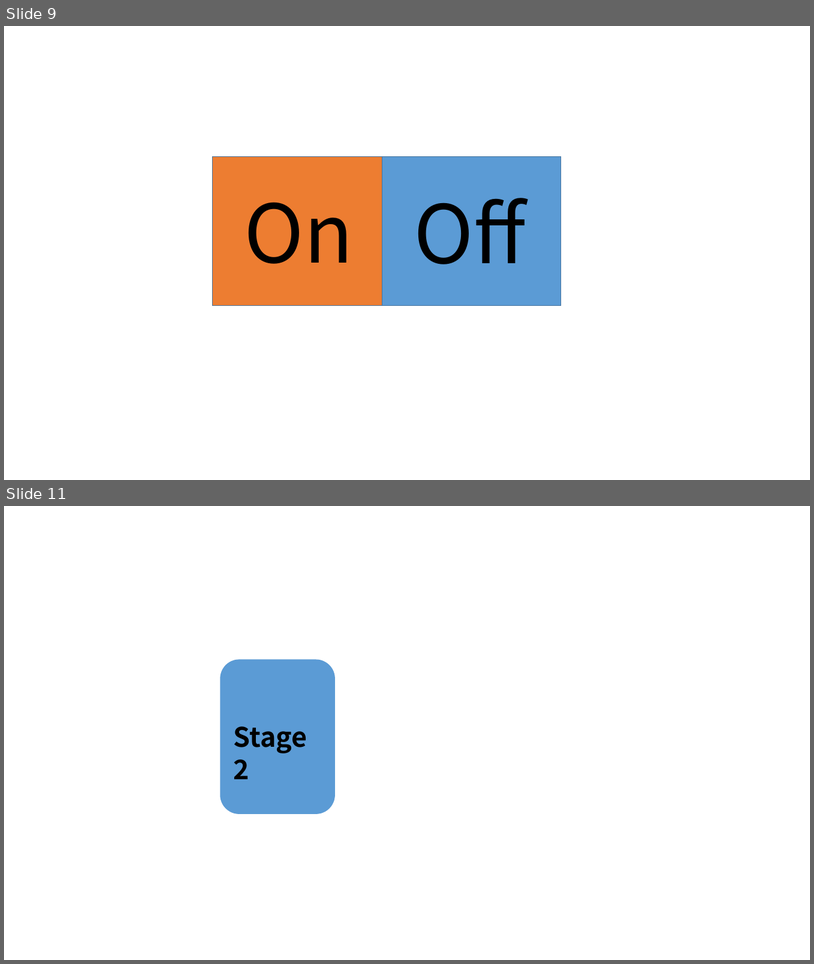
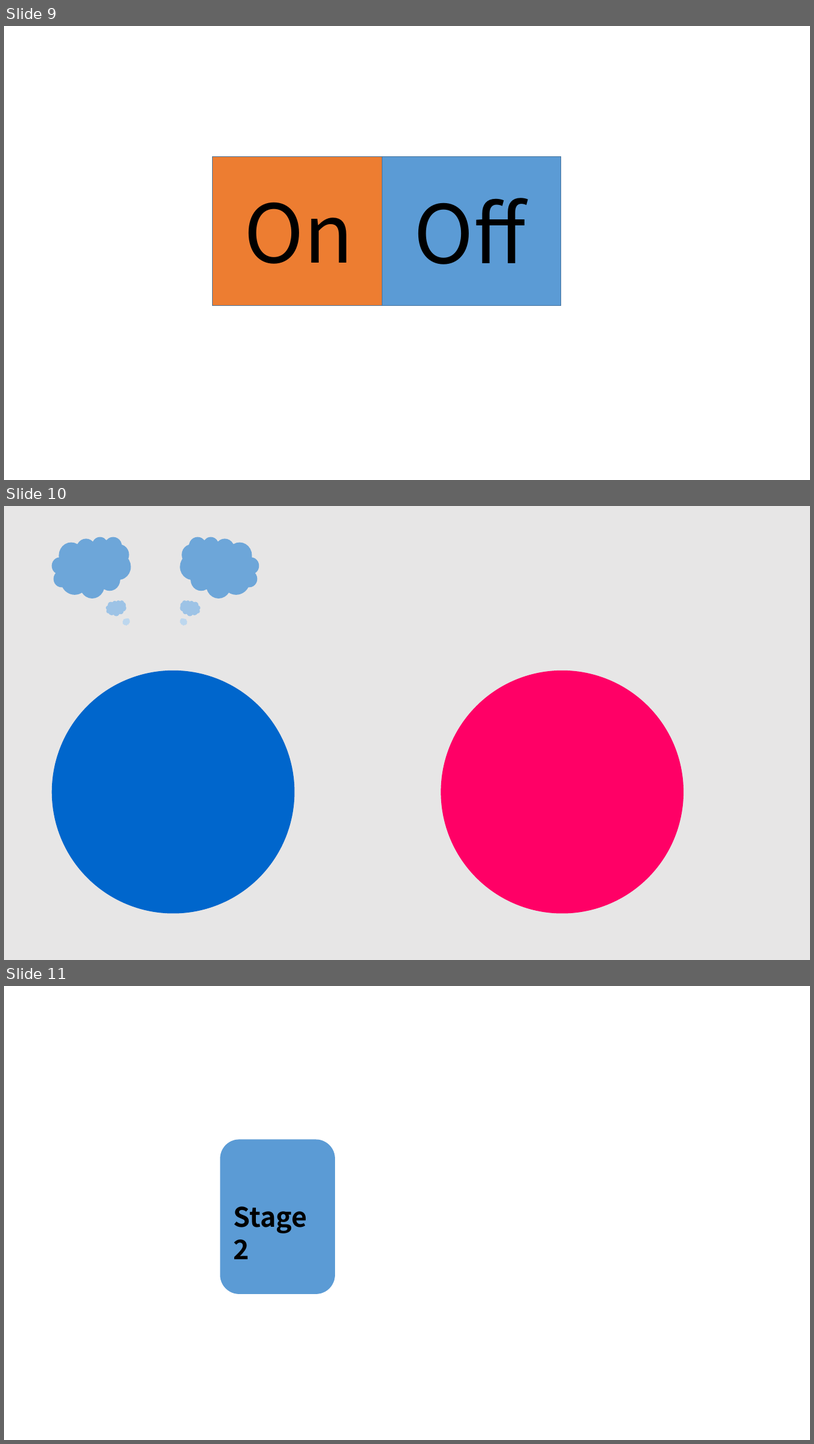
Before and after one commit to Maze-of-memories/origin, a slide deck: icon.pptx. Shown one above the other, each under a label of ours: slides 9 and 11 before the commit, slides 9, 10 and 11 after it; the slides between them are not shown. The pictures are 814x964 and 814x1444 pixels, drawn with LibreOffice and Linux fonts; fonts in the diff are those of the drawing. Boxes give left, top, right and bottom in pixels: in the first picture for what was removed or moved away, otherwise in the second. Text is boxed around its words. In the diff, an @@ line names an element or a change of style, - is before the commit and + after.

```diff
--- a/icon.pptx
+++ b/icon.pptx
@@ slide 10 added at [4, 506, 810, 960], background #E7E6E6 @@
@@ cloud added at [52, 537, 131, 598], fill #6DA6D9 @@
@@ cloud added at [180, 537, 259, 598], fill #6DA6D9 @@
@@ cloud added at [106, 600, 127, 616], fill #9DC3E6 @@
@@ cloud added at [180, 600, 201, 616], fill #9DC3E6 @@
@@ cloud added at [123, 619, 130, 626], fill #BDD7EE @@
@@ cloud added at [180, 619, 188, 626], fill #BDD7EE @@
@@ ellipse added at [52, 670, 294, 913], fill #0066CC @@
@@ ellipse added at [441, 670, 684, 913], fill #FF0066 @@
```
Also in this commit, not shown: 1 slide removed, 13 other files.
